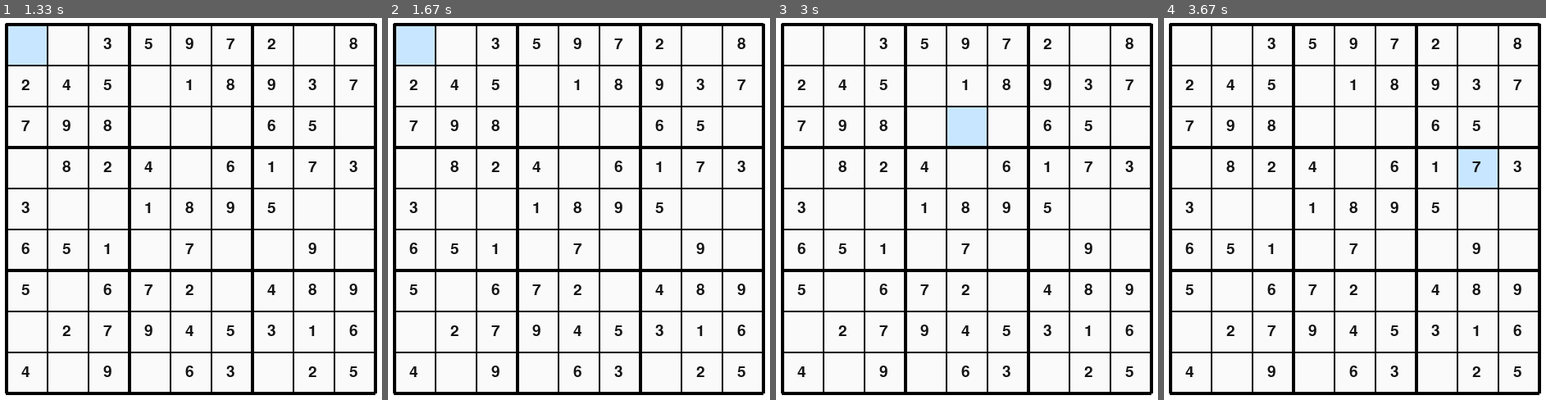
Above: before the commit, frames 1-4 (left to right).
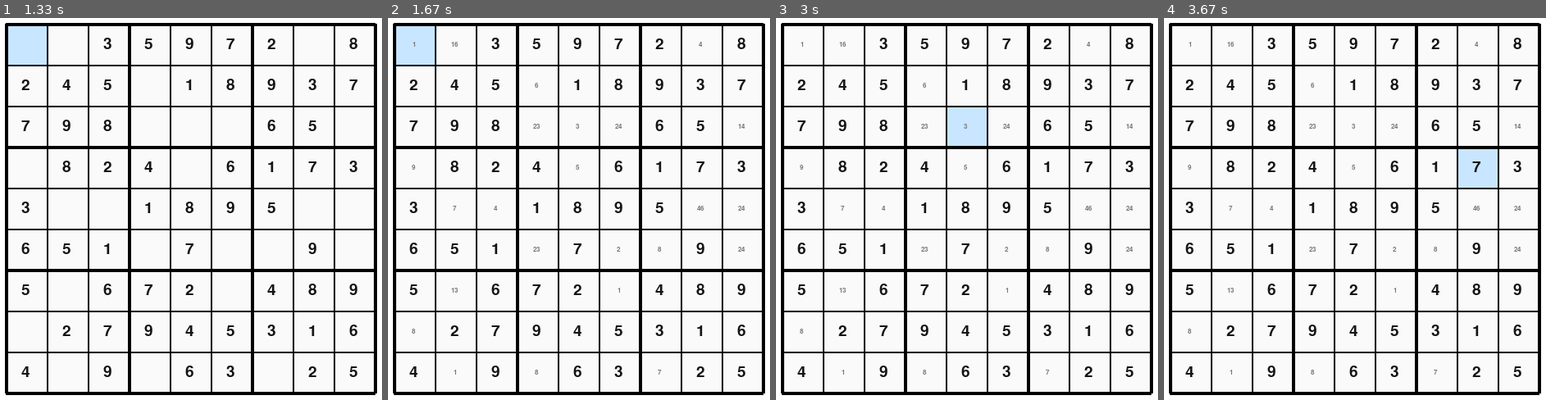
Above: after the commit, the same moments.

Repository: Isakbjer/sudoku
Game: pygame game, started from ui_pygame.py
The game is run twice, just before and just after one commit, with the same random seed, the same clock (stepped at 60 frames per second) and the same inputs.
Inputs (mouse positions are in pixels of both pictures, inside the frame that each line leads up to):
- Up to frame 1 (1.33 s): tap E at 0.33 s; hold H 0.67-1.13 s; tap L at 1.17 s
- Up to frame 2 (1.67 s): hold N from 1.5 s (still down)
- Up to frame 3 (3 s): release N at 1.97 s; tap A at 2 s; hold M 2.33-2.8 s; click (951, 140) at 2.88 s
- Up to frame 4 (3.67 s): click (1297, 124) at 3.22 s; click (1458, 174) at 3.55 s

Frame 1 is identical in both runs. In frame 2, 0.3% of the frame differs, in the area x 6-94%, y 6-94%; in frame 3, 0.3%; in frame 4, 0.3%.

Commit message:
Add puzzle loader and notes overlay

Diff:
--- a/main.py
+++ b/main.py
@@ -149,8 +149,12 @@
 class Board:
     """Simple OO wrapper around the grid and its move log."""
 
-    def __init__(self, grid: List[List[Optional[int]]]):
+    def __init__(self, grid: List[List[Optional[int]]], difficulty: Optional[str] = None,
+                 source: Optional[str] = None, solution: Optional[List[List[Optional[int]]]] = None):
         self.grid = copy.deepcopy(grid)
+        self.solution = copy.deepcopy(solution) if solution is not None else None
+        self.difficulty = difficulty
+        self.source = source
         # move_log entries: legacy tuples (r,c,old,new) or composite
         # ('composite', [ ('cell', r,c,old,new), ('notes_snapshot', {(r,c): set(...)}) ])
         self.move_log: List = []
@@ -167,6 +171,23 @@
         if self.autonote:
             self.recompute_notes()
 
+    def load_grid(self, grid: List[List[Optional[int]]], difficulty: Optional[str] = None,
+                  source: Optional[str] = None, solution: Optional[List[List[Optional[int]]]] = None) -> None:
+        self.grid = copy.deepcopy(grid)
+        self.solution = copy.deepcopy(solution) if solution is not None else None
+        self.difficulty = difficulty
+        self.source = source
+        self.move_log = []
+        self.givens = set()
+        n = len(self.grid)
+        for r in range(n):
+            for c in range(len(self.grid[0])):
+                if self.grid[r][c] is not None:
+                    self.givens.add((r, c))
+        self.notes = {}
+        self.autonote = True
+        self.recompute_notes()
+
     def get_grid_copy(self) -> List[List[Optional[int]]]:
         return copy.deepcopy(self.grid)
 
@@ -205,6 +226,12 @@
             for c in range(n):
                 if self.grid[r][c] is None:
                     self.notes[(r, c)] = find_notes(self.grid, r, c)
+
+    def toggle_autonote(self) -> bool:
+        self.autonote = not self.autonote
+        if self.autonote:
+            self.recompute_notes()
+        return self.autonote
 
     def try_move(self, row: int, column: int, value: int) -> Tuple[bool, List[Tuple[int, int]]]:
         """Attempt a move and return (success, conflicts).
@@ -359,15 +386,19 @@
         return True
 
     if command == 'undo':
-        if not undo_move(grid, history):
-            output_func("No moves to undo.")
+        if board is not None:
+            if not board.undo():
+                output_func("No moves to undo.")
+        else:
+            if not undo_move(grid, history):
+                output_func("No moves to undo.")
         return True
 
     if command == 'notes':
         try:
             row = int(input_func("Enter the row for notes: "))
             column = int(input_func("Enter the column for notes: "))
-            notes = find_notes(grid, row, column)
+            notes = board.find_notes(row, column) if board is not None else find_notes(grid, row, column)
             output_func(f"Notes for cell ({row}, {column}): {notes}")
         except (ValueError, IndexError):
             output_func("Invalid input. Please enter valid row and column numbers.")
@@ -378,7 +409,7 @@
             row = int(input_func("Enter the row for editing notes: "))
             column = int(input_func("Enter the column for editing notes: "))
             value = int(input_func("Enter the value to add/remove from notes: "))
-            notes = edit_notes(grid, row, column, value)
+            notes = board.edit_notes(row, column, value) if board is not None else edit_notes(grid, row, column, value)
             output_func(f"Updated notes for cell ({row}, {column}): {notes}")
         except (ValueError, IndexError):
             output_func("Invalid input. Please enter valid row, column, and value numbers.")
@@ -398,15 +429,21 @@
         output_func("Invalid input. Please enter in the format 'row column value'.")
         return True
 
-    if make_move(grid, row, column, value, history):
-        print_grid(grid)
+    if board is not None:
+        if board.make_move(row, column, value):
+            board.print_grid()
+        else:
+            output_func("Move could not be made. Try again.")
     else:
-        output_func("Move could not be made. Try again.")
+        if make_move(grid, row, column, value, history):
+            print_grid(grid)
+        else:
+            output_func("Move could not be made. Try again.")
     return True
 
 
 def main() -> None:
-    board = Board(example_games.example_grid_1)
+    board = Board(example_games.example_grid_1, difficulty="example", source="built-in")
 
     print("Loaded example grid. Type 'help' for commands.")
     while True:
--- /dev/null
+++ b/puzzle_loader.py
@@ -0,0 +1,112 @@
+"""Puzzle download and import helpers for Sudoku.
+
+Supports a public API that returns Sudoku puzzles with a difficulty label,
+and a simple CSV importer for Kaggle-style exports.
+"""
+from __future__ import annotations
+
+from dataclasses import dataclass
+import csv
+import json
+from pathlib import Path
+from typing import Iterable, List, Optional
+from urllib.error import URLError
+from urllib.parse import quote_plus
+from urllib.request import Request, urlopen
+
+
+DEFAULT_API_URL = "https://sudoku-api.vercel.app/api/dosuku"
+
+
+@dataclass(frozen=True)
+class Puzzle:
+    grid: List[List[Optional[int]]]
+    difficulty: str = "unknown"
+    solution: Optional[List[List[Optional[int]]]] = None
+    source: str = DEFAULT_API_URL
+
+
+def _normalize_cell(value) -> Optional[int]:
+    if value in (None, "", 0, "0", "."):
+        return None
+    return int(value)
+
+
+def _normalize_grid(grid: Iterable[Iterable]) -> List[List[Optional[int]]]:
+    return [[_normalize_cell(cell) for cell in row] for row in grid]
+
+
+def parse_api_payload(payload: dict) -> Puzzle:
+    """Parse a response from the public Sudoku API into a Puzzle."""
+    newboard = payload["newboard"]
+    grids = newboard["grids"]
+    if not grids:
+        raise ValueError("API response did not contain any grids")
+
+    board = grids[0]
+    grid = _normalize_grid(board["value"])
+    solution = board.get("solution")
+    normalized_solution = _normalize_grid(solution) if solution else None
+    difficulty = str(board.get("difficulty") or newboard.get("difficulty") or "unknown")
+    return Puzzle(grid=grid, difficulty=difficulty, solution=normalized_solution, source=DEFAULT_API_URL)
+
+
+def download_puzzle(difficulty: str = "easy", timeout: int = 10) -> Puzzle:
+    """Download a puzzle of the requested difficulty from the public API."""
+    url = f"{DEFAULT_API_URL}?difficulty={quote_plus(difficulty)}"
+    request = Request(url, headers={"User-Agent": "Mozilla/5.0"})
+    try:
+        with urlopen(request, timeout=timeout) as response:
+            payload = json.load(response)
+    except URLError as exc:
+        raise RuntimeError(f"Unable to download puzzle: {exc}") from exc
+    return parse_api_payload(payload)
+
+
+def load_csv_puzzle_row(row: dict) -> Puzzle:
+    """Parse a Kaggle-style CSV row.
+
+    Common dataset exports use an 81-character puzzle string with 0 or . for
+    blanks, and sometimes include a solution and difficulty column.
+    """
+    puzzle_text = row.get("puzzle") or row.get("grid") or row.get("board")
+    if not puzzle_text:
+        raise ValueError("CSV row does not contain a puzzle column")
+    puzzle_text = puzzle_text.strip()
+    if len(puzzle_text) != 81:
+        raise ValueError("Puzzle string must contain exactly 81 characters")
+
+    values = []
+    for char in puzzle_text:
+        values.append(_normalize_cell(char))
+    grid = [values[index:index + 9] for index in range(0, 81, 9)]
+
+    solution_text = row.get("solution") or row.get("answer")
+    solution = None
+    if solution_text:
+        solution_text = solution_text.strip()
+        if len(solution_text) == 81:
+            solution_values = [_normalize_cell(char) for char in solution_text]
+            solution = [solution_values[index:index + 9] for index in range(0, 81, 9)]
+
+    difficulty = str(row.get("difficulty") or row.get("level") or "unknown")
+    source = str(row.get("source") or "csv")
+    return Puzzle(grid=grid, difficulty=difficulty, solution=solution, source=source)
+
+
+def load_csv_puzzles(path: str | Path) -> List[Puzzle]:
+    path = Path(path)
+    puzzles: List[Puzzle] = []
+    with path.open(newline="", encoding="utf-8") as handle:
+        reader = csv.DictReader(handle)
+        for row in reader:
+            puzzles.append(load_csv_puzzle_row(row))
+    return puzzles
+
+
+def download_puzzles(difficulty: str = "easy", count: int = 1, timeout: int = 10) -> List[Puzzle]:
+    """Download multiple puzzles by repeatedly calling the public API."""
+    puzzles = []
+    for _ in range(count):
+        puzzles.append(download_puzzle(difficulty=difficulty, timeout=timeout))
+    return puzzles
--- /dev/null
+++ b/tests/test_puzzle_loader.py
@@ -0,0 +1,70 @@
+import io
+import json
+import unittest
+from unittest.mock import patch
+
+import main
+import puzzle_loader
+
+
+class TestPuzzleLoader(unittest.TestCase):
+    def test_parse_api_payload_preserves_difficulty_and_solution(self):
+        payload = {
+            "newboard": {
+                "grids": [
+                    {
+                        "value": [[1, 0, 3], [0, 2, 0], [3, 0, 1]],
+                        "solution": [[1, 2, 3], [3, 2, 1], [3, 1, 1]],
+                        "difficulty": "Hard",
+                    }
+                ]
+            }
+        }
+        puzzle = puzzle_loader.parse_api_payload(payload)
+        self.assertEqual(puzzle.difficulty, "Hard")
+        self.assertEqual(puzzle.grid[0][1], None)
+        self.assertEqual(puzzle.solution[0][1], 2)
+
+    def test_download_puzzle_uses_api_response(self):
+        payload = {
+            "newboard": {
+                "grids": [
+                    {
+                        "value": [[1, 0, 3, 0, 0, 0, 0, 0, 0]] * 9,
+                        "solution": [[1, 2, 3, 4, 5, 6, 7, 8, 9]] * 9,
+                        "difficulty": "Medium",
+                    }
+                ]
+            }
+        }
+        response = io.StringIO(json.dumps(payload))
+
+        class DummyContext:
+            def __enter__(self):
+                return response
+
+            def __exit__(self, exc_type, exc, tb):
+                return False
+
+        with patch("puzzle_loader.urlopen", return_value=DummyContext()):
+            puzzle = puzzle_loader.download_puzzle("medium")
+
+        self.assertEqual(puzzle.difficulty, "Medium")
+        self.assertEqual(puzzle.grid[0][0], 1)
+        self.assertIsNone(puzzle.grid[0][1])
+
+    def test_board_load_grid_resets_state(self):
+        board = main.Board([[None, None], [None, None]], difficulty="example")
+        board.make_move(0, 0, 1)
+        self.assertTrue(board.move_log)
+
+        board.load_grid([[3, None], [None, 4]], difficulty="hard", source="api")
+        self.assertEqual(board.difficulty, "hard")
+        self.assertEqual(board.source, "api")
+        self.assertEqual(board.move_log, [])
+        self.assertIn((0, 0), board.givens)
+        self.assertNotIn((0, 1), board.givens)
+
+
+if __name__ == "__main__":
+    unittest.main()
--- a/ui_pygame.py
+++ b/ui_pygame.py
@@ -9,6 +9,7 @@
 import os
 import pygame
 import example_games
+import puzzle_loader
 from typing import Tuple
 
 CELL = 50
@@ -16,6 +17,7 @@
 LINE_WIDTH = 2
 THICK_LINE = 4
 FONT_SIZE = 28
+NOTE_FONT_SIZE = 12
 
 
 def _init_pygame():
@@ -25,7 +27,7 @@
 
 
 def draw_board_to_surface(board, selected: Tuple[int, int] | None = None, show_incorrect: bool = False,
-                          flash_cells: set | None = None) -> pygame.Surface:
+                          flash_cells: set | None = None, show_notes: bool = False) -> pygame.Surface:
     """Render the board to a Surface and return it. Headless-friendly.
 
     `board` may be either the `Board` instance from `main.py` or a raw
@@ -41,6 +43,7 @@
 
     # draw cells and numbers
     font = pygame.font.SysFont(None, FONT_SIZE)
+    note_font = pygame.font.SysFont(None, NOTE_FONT_SIZE)
     for r in range(n):
         for c in range(n):
             x = MARGIN + c * CELL
@@ -68,6 +71,14 @@
                 tx = x + (CELL - txt.get_width()) // 2
                 ty = y + (CELL - txt.get_height()) // 2
                 surface.blit(txt, (tx, ty))
+            elif show_notes and hasattr(board, 'find_notes'):
+                notes = board.find_notes(r, c)
+                if notes:
+                    notes_text = ''.join(str(num) for num in sorted(notes))
+                    txt = note_font.render(notes_text, True, (120, 120, 120))
+                    tx = x + (CELL - txt.get_width()) // 2
+                    ty = y + (CELL - txt.get_height()) // 2
+                    surface.blit(txt, (tx, ty))
 
     # grid lines
     for i in range(n + 1):
@@ -86,15 +97,44 @@
     n = len(grid)
     size = CELL * n + MARGIN * 2
     screen = pygame.display.set_mode((size, size))
-    pygame.display.set_caption('Sudoku')
     clock = pygame.time.Clock()
 
     selected = (0, 0)
     show_incorrect = False
+    show_notes = False
     flash_cells = set()
     flash_end = 0
 
+    def update_caption():
+        difficulty = getattr(board, 'difficulty', None) or 'unknown'
+        autonote = getattr(board, 'autonote', False)
+        pygame.display.set_caption(
+            f'Sudoku [{difficulty}] | notes:{"on" if show_notes else "off"} | auto:{"on" if autonote else "off"} | '
+            f'N notes, A auto, I incorrect, E/M/H load, L reload, U undo'
+        )
+
+    def load_difficulty(difficulty: str):
+        nonlocal selected, flash_cells, flash_end
+        difficulty = (difficulty or 'easy').lower()
+        if difficulty not in {'easy', 'medium', 'hard'}:
+            difficulty = 'easy'
+        try:
+            puzzle = puzzle_loader.download_puzzle(difficulty=difficulty)
+        except Exception as exc:
+            print(f'Failed to load puzzle ({difficulty}): {exc}')
+            return
+        if hasattr(board, 'load_grid'):
+            board.load_grid(puzzle.grid, difficulty=puzzle.difficulty, source=puzzle.source, solution=puzzle.solution)
+        else:
+            print('Board does not support puzzle loading.')
+            return
+        selected = (0, 0)
+        flash_cells = set()
+        flash_end = 0
+        update_caption()
+
     running = True
+    update_caption()
     while running:
         for ev in pygame.event.get():
             if ev.type == pygame.QUIT:
@@ -131,12 +171,27 @@
                     board.undo()
                 elif ev.key == pygame.K_i:
                     show_incorrect = not show_incorrect
+                    update_caption()
+                elif ev.key == pygame.K_n:
+                    show_notes = not show_notes
+                    update_caption()
+                elif ev.key == pygame.K_a and hasattr(board, 'toggle_autonote'):
+                    board.toggle_autonote()
+                    update_caption()
+                elif ev.key == pygame.K_l:
+                    load_difficulty(getattr(board, 'difficulty', 'easy') or 'easy')
+                elif ev.key == pygame.K_e:
+                    load_difficulty('easy')
+                elif ev.key == pygame.K_m:
+                    load_difficulty('medium')
+                elif ev.key == pygame.K_h:
+                    load_difficulty('hard')
 
         # update flash state
         if flash_end and pygame.time.get_ticks() > flash_end:
             flash_cells = set()
             flash_end = 0
-        surf = draw_board_to_surface(board, selected, show_incorrect, flash_cells)
+        surf = draw_board_to_surface(board, selected, show_incorrect, flash_cells, show_notes)
         screen.blit(surf, (0, 0))
         pygame.display.flip()
         clock.tick(30)
